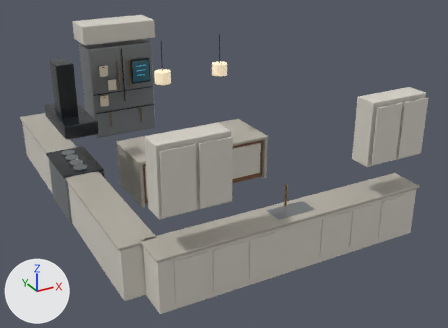
Two versions of the glTF model public/models/kitchen-furniture-v002.glb, one commit apart.
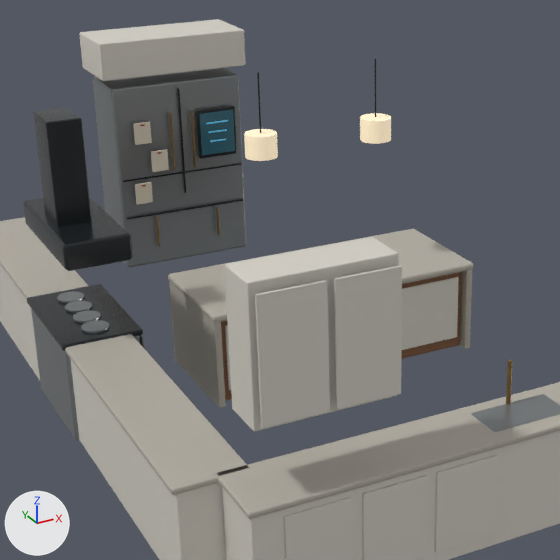
Each version is shown whole from a camera (50 mm lens) standing at (-8.89, -17.43, 5.42) and looking at (-3.53, -7.68, 0.55), then close up on the part from 7% to 69% of the width and 2% to 86% of the height. Lighting does not change. The marker at lower left points along +X, +Y and +Z. The last two pictures show the newer version. Vertices at exactly the same position are counted once.

Objects in the first close-up: 'Export North base cabinets.001'.
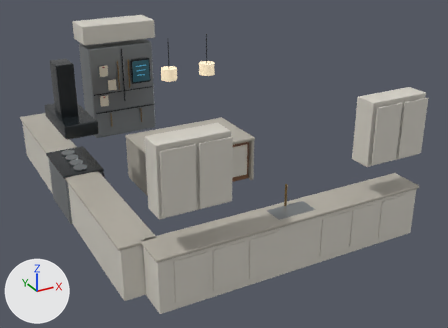
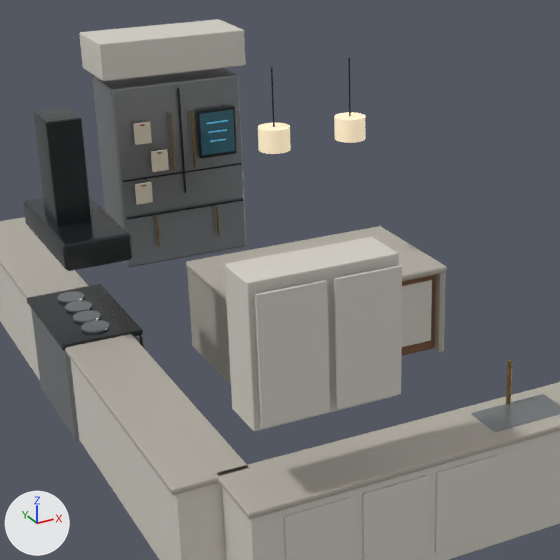
Commit message: Rebalance the kitchen island

What differs and where, as boxes (x1, y1, x2, y2) in the close-ups (560 x 560 px; the box of a moved part takes in the faces that stretch with it):
part 1 of me_cube_570, moved or reshaped: before (225, 277, 459, 391); after (402, 280, 432, 347)
part 2 of me_cube_570, moved or reshaped: before (168, 228, 473, 323); after (186, 226, 447, 302)
part 3 of me_cube_570, moved or reshaped: before (169, 281, 226, 408); after (187, 268, 231, 385)
part 4 of me_cube_570, moved or reshaped: before (459, 269, 472, 349); after (434, 272, 446, 352)
part 5 of me_cube_570, moved or reshaped: before (257, 72, 261, 133); after (271, 67, 275, 127)
part 6 of me_cube_570, moved or reshaped: before (375, 59, 376, 117); after (348, 58, 351, 116)
part 7 of me_cube_570, moved or reshaped: before (221, 272, 462, 401); after (401, 275, 435, 356)
part 8 of me_cube_570, moved or reshaped: before (244, 129, 278, 161); after (258, 123, 291, 154)
part 9 of me_cube_570, moved or reshaped: before (360, 113, 391, 144); after (334, 112, 366, 143)

The edits, one by one:
me_cube_570 has 1964 vertices, 3644 faces and spans x -2.74..2.38, y -0.32..7.53, z -0.45..2.49.
me_cube_570 is used by ob_export_north_base_cabinets_001; location (-3.9, -10.52, 0.45).
me_cube_570 part 1: the loose piece of 24 vertices spanning x -1.23..1.27, y 2.93..2.95, z -0.32..0.34 is scaled about its middle by (0.78, 1, 1), then moved by (0.0, 0.06, 0.0).
me_cube_570 part 2: the loose piece of 24 vertices spanning x -1.37..1.41, y 2.87..4.07, z 0.41..0.49 is scaled about its middle by (0.8, 1.15, 1), then moved by (0.0, 0.15, 0.0).
me_cube_570 part 3: the loose piece of 24 vertices spanning x -1.36..-1.29, y 2.88..4.06, z -0.45..0.45 is scaled about its middle by (1, 1.15, 1), then moved by (0.27, 0.15, 0.0).
me_cube_570 part 4: the loose piece of 24 vertices spanning x 1.33..1.4, y 2.88..4.06, z -0.45..0.45 is scaled about its middle by (1, 1.15, 1), then moved by (-0.27, 0.15, 0.0).
me_cube_570 part 5: the loose piece of 24 vertices spanning x -0.59..-0.57, y 3.46..3.48, z 1.87..2.49 is moved by (0.2, 0.15, 0.0).
me_cube_570 part 6: the loose piece of 24 vertices spanning x 0.61..0.63, y 3.46..3.48, z 1.87..2.49 is moved by (-0.2, 0.15, 0.0).
me_cube_570 part 7: the loose piece of 24 vertices spanning x -1.28..1.32, y 2.95..3.99, z -0.43..0.41 is scaled about its middle by (0.787, 1.18, 1), then moved by (0.0, 0.15, 0.0).
me_cube_570 part 8: the loose piece of 64 vertices spanning x -0.73..-0.43, y 3.32..3.62, z 1.71..1.93 is moved by (0.2, 0.15, 0.0).
me_cube_570 part 9: the loose piece of 64 vertices spanning x 0.47..0.77, y 3.32..3.62, z 1.71..1.93 is moved by (-0.2, 0.15, 0.0).
